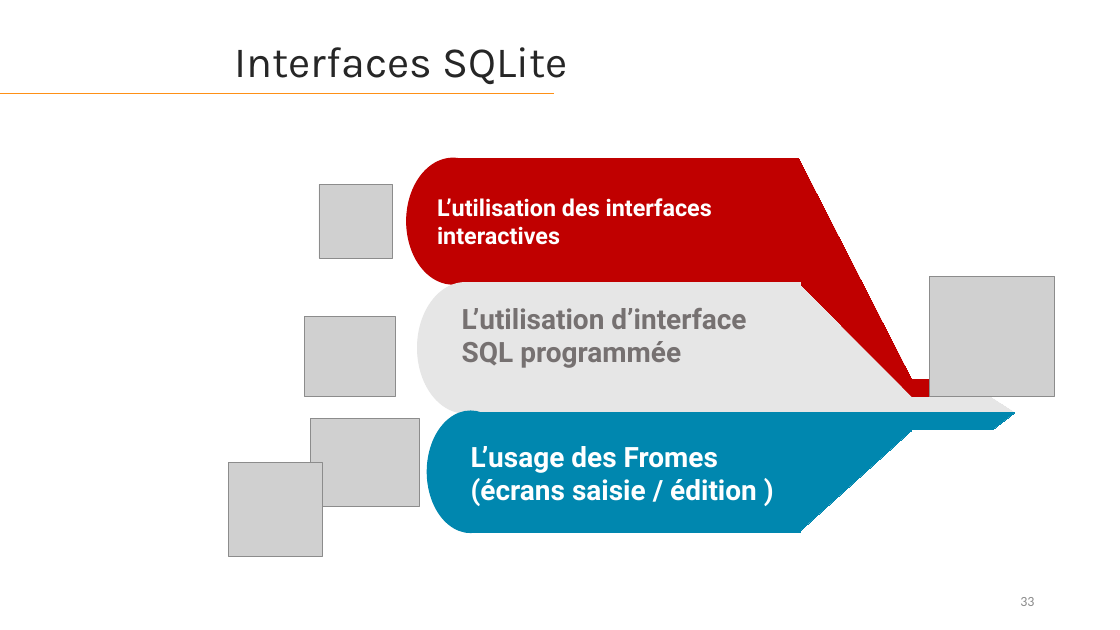
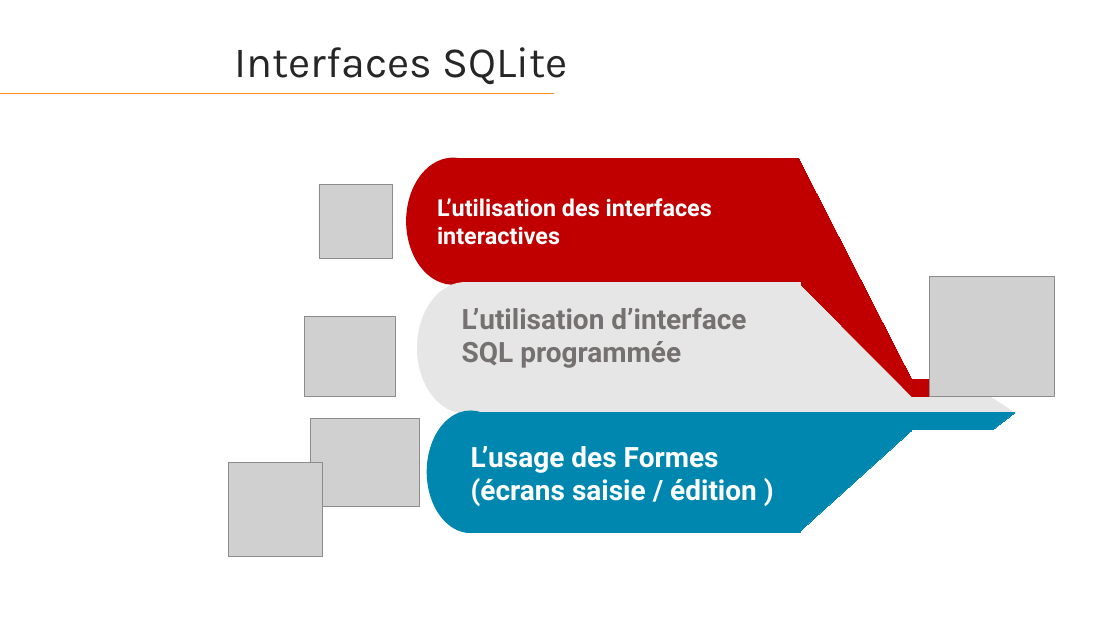
Before and after one commit to HouariZegai/academic-projects, a slide deck: slide 33 of Architecture SGBD/Project/presentation/Presentation-projet-SQLite.pptx. Drawn at 1120x630 pixels with LibreOffice and Linux fonts; fonts in the diff are those of the drawing; grey boxes stand for pictures. Boxes give left, top, right and bottom in pixels: in the first picture for what was removed or moved away, otherwise in the second. Text is boxed around its words. In the diff, an @@ line names an element or a change of style, - is before the commit and + after.

```diff
--- a/Architecture SGBD/Project/presentation/Presentation-projet-SQLite.pptx
+++ b/Architecture SGBD/Project/presentation/Presentation-projet-SQLite.pptx
@@ text at [471, 446, 757, 506]: text changed @@
-L’usage des Fromes (écrans saisie / édition )
+L’usage des Formes (écrans saisie / édition )
@@ page number removed at [1020, 597, 1034, 606] @@
-33
```
Also in this commit, not shown: 53 other slides changed, 1 slide added, 1 slide removed, 19 other files.
